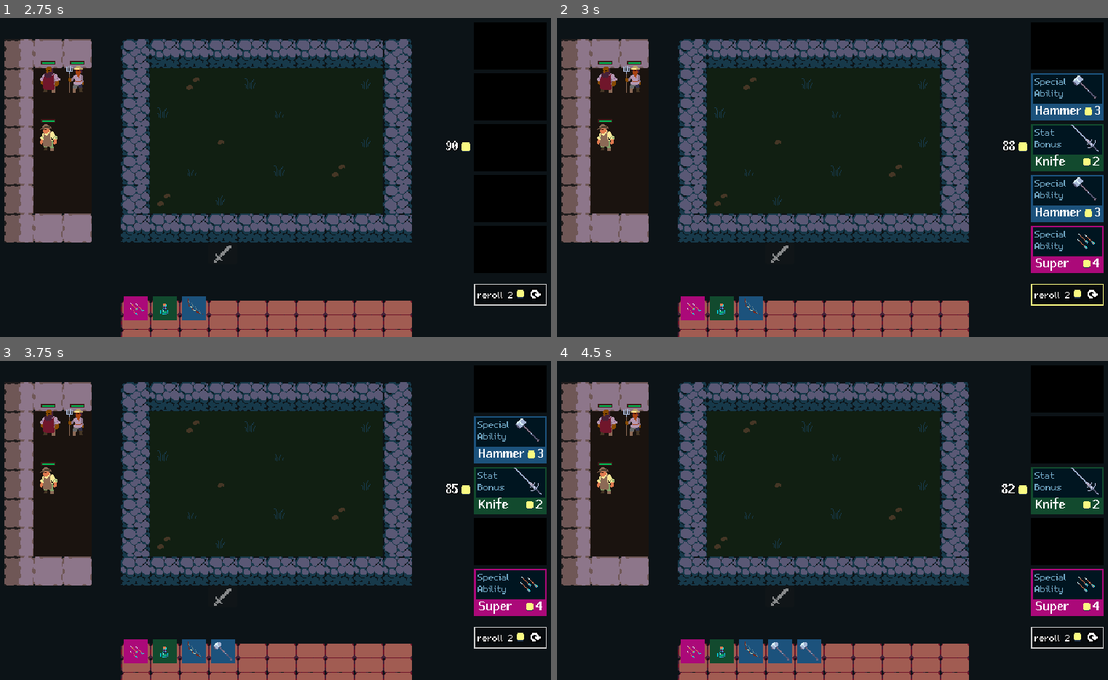
Above: before the commit, frames 1-4 (two rows, left to right).
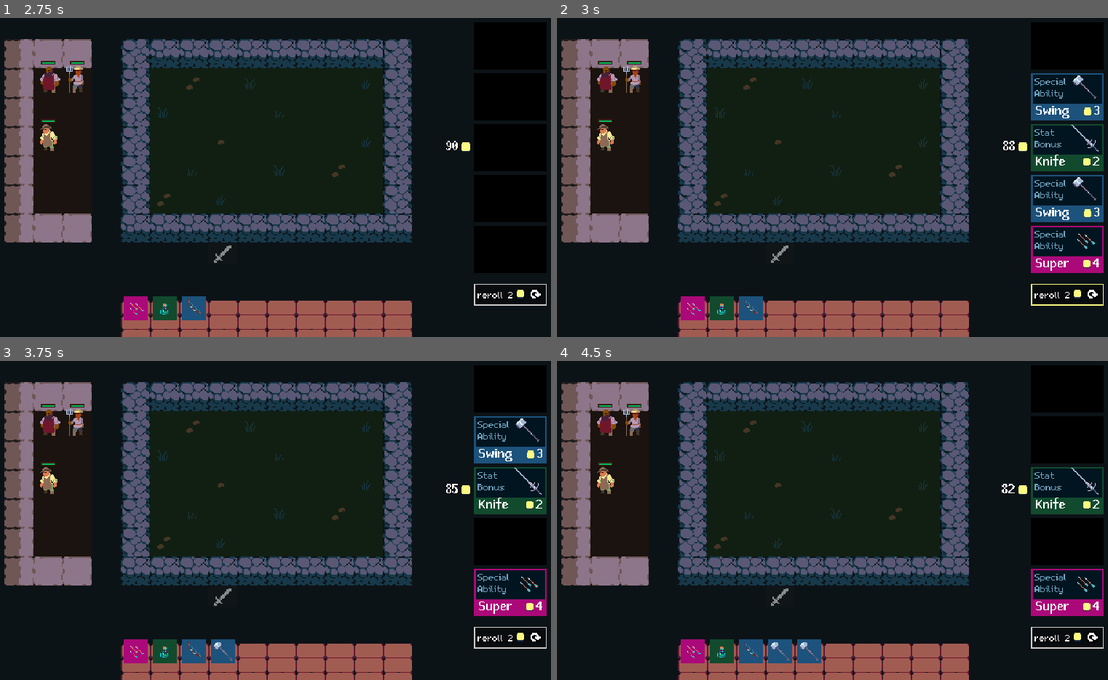
Above: after the commit, the same moments.

Repository: gustavofukunaga/tcc
Game: Godot game, scene res://Scenes/Arena/arena.tscn
The game is run twice, just before and just after one commit, with the same random seed, the same clock (stepped at 60 frames per second) and the same inputs.
Inputs (mouse positions are in pixels of both pictures, inside the frame that each line leads up to):
- Up to frame 1 (2.75 s): click (512, 97) at 0.52 s; click (512, 145) at 1.27 s; click (512, 247) at 2.02 s
- Up to frame 2 (3 s): click (1069, 295) at 2.75 s
- Up to frame 3 (3.75 s): click (512, 539) at 3.52 s
- Up to frame 4 (4.5 s): click (1069, 440) at 4.27 s

Frame 1 is identical in both runs. In frame 2, 0.2% of the frame differs, in the area x 86-99%, y 27-64%; in frame 3, 0.1%; in frame 4, nothing differs.

Commit message:
show unit stats on tooltip

Diff:
--- a/Custom_nodes/items_handler.gd
+++ b/Custom_nodes/items_handler.gd
@@ -7,8 +7,8 @@
 	#unit.stats.max_mana += item.max_mana
 	#unit.stats.starting_mana += item.starting_mana
 	unit.stats.attack_damage += item.attack_damage
-	#unit.stats.ability_power += item.ability_power
-	#unit.stats.attack_speed += item.attack_speed
+	unit.stats.ability_power += item.ability_power
+	unit.stats.attack_speed += item.attack_speed
 	#unit.stats.armor += item.armor
 	unit.stats.attack_range += item.attack_range
 	#unit.stats.melee_attack = preload("res://scenes/_effects/attack_smear_effect.tscn")
--- a/Data/Items/hammer.tres
+++ b/Data/Items/hammer.tres
@@ -1,13 +1,27 @@
-[gd_resource type="Resource" script_class="ItemStats" load_steps=2 format=3 uid="uid://c4uvwindpxl1i"]
+[gd_resource type="Resource" script_class="ItemStats" load_steps=4 format=3 uid="uid://c4uvwindpxl1i"]
 
 [ext_resource type="Script" uid="uid://cwm0usltptrtm" path="res://Data/Items/item_stats.gd" id="1_bj1b6"]
+[ext_resource type="PackedScene" uid="uid://c0yisw37t1e0g" path="res://Scenes/_abilities/axe_swing.tscn" id="1_kvrho"]
+[ext_resource type="PackedScene" uid="uid://dxsdrhyvoicym" path="res://scenes/_effects/attack_smear_effect.tscn" id="2_x80lu"]
 
 [resource]
 script = ExtResource("1_bj1b6")
-name = "Hammer"
+name = "Swing"
+description = "Axe Swing +40 AP"
 type = "Special Ability"
 rarity = 1
 gold_cost = 3
 pool_count = 5
 skin_coordinates = Vector2i(4, 4)
+max_health = 0
+health = 0
+max_mana = 0
+starting_mana = 0
+attack_damage = 0
+ability_power = 40
+attack_speed = 0.0
+armor = 0
+attack_range = 0
+melee_attack = ExtResource("2_x80lu")
+ability = ExtResource("1_kvrho")
 metadata/_custom_type_script = "uid://cwm0usltptrtm"
--- a/Scenes/Tooltips/unit_tooltip.gd
+++ b/Scenes/Tooltips/unit_tooltip.gd
@@ -21,18 +21,31 @@
 @onready var health_bar: HealthBar = %HealthBar
 @onready var health_label: Label = %HealthLabel
 @onready var item_container: HBoxContainer = %ItemContainer
+@onready var unit_stats: VBoxContainer = $UnitStats
+@onready var ad_number: Label = $UnitStats/AD/number
+@onready var ap_number: Label = $UnitStats/AP/number
+@onready var atk_speed_number: Label = $"UnitStats/ATK Speed/number"
+@onready var atk_range_number: Label = $"UnitStats/ATK Range/number"
+
 
 
 func _ready() -> void:
 	stats = self.stats
 	var item_ui := item_container.get_child(0) as ItemUI
 	item_ui.item = stats.equipped_ability
+	_set_unit_stats()
 	#item_handler = self.item_handler
 
 
 func _on_stats_changed() -> void:
 	health_label.text = "%s/%s" % [stats.health, stats.get_max_health()]
+	_set_unit_stats()
 
+func _set_unit_stats() -> void:
+	ad_number.text = str(stats.attack_damage)
+	ap_number.text = str(stats.ability_power)
+	atk_speed_number.text = str(stats.attack_speed)
+	atk_range_number.text = str(stats.attack_range)
 
 #func _on_items_changed() -> void:
 	#for i: int in item_container.get_child_count():
--- a/Scenes/Tooltips/unit_tooltip.tscn
+++ b/Scenes/Tooltips/unit_tooltip.tscn
@@ -1,9 +1,12 @@
-[gd_scene load_steps=7 format=3 uid="uid://csp1w1jnfbwul"]
+[gd_scene load_steps=8 format=3 uid="uid://csp1w1jnfbwul"]
 
 [ext_resource type="PackedScene" uid="uid://c1whvt3bdqgxe" path="res://Scenes/health_bar/health_bar.tscn" id="1_jm2ea"]
 [ext_resource type="Script" uid="uid://clym6ajqs0u60" path="res://Scenes/Tooltips/unit_tooltip.gd" id="1_qr1tc"]
 [ext_resource type="FontFile" uid="uid://8di0jvr25vat" path="res://Assets/font/m5x7.ttf" id="2_qr1tc"]
 [ext_resource type="PackedScene" uid="uid://cow562e0hvt3s" path="res://Scenes/ItemUI/item_ui.tscn" id="3_l4ifx"]
+
+[sub_resource type="LabelSettings" id="LabelSettings_l4ifx"]
+font = ExtResource("2_qr1tc")
 
 [sub_resource type="LabelSettings" id="LabelSettings_8jbxt"]
 font = ExtResource("2_qr1tc")
@@ -27,6 +30,61 @@
 layout_mode = 2
 text = "Frod
 "
+
+[node name="UnitStats" type="VBoxContainer" parent="."]
+layout_mode = 2
+
+[node name="AD" type="HBoxContainer" parent="UnitStats"]
+layout_mode = 2
+
+[node name="name" type="Label" parent="UnitStats/AD"]
+layout_mode = 2
+text = "AD:"
+label_settings = SubResource("LabelSettings_l4ifx")
+
+[node name="number" type="Label" parent="UnitStats/AD"]
+layout_mode = 2
+text = "100"
+label_settings = SubResource("LabelSettings_l4ifx")
+
+[node name="AP" type="HBoxContainer" parent="UnitStats"]
+layout_mode = 2
+
+[node name="name" type="Label" parent="UnitStats/AP"]
+layout_mode = 2
+text = "AP:"
+label_settings = SubResource("LabelSettings_l4ifx")
+
+[node name="number" type="Label" parent="UnitStats/AP"]
+layout_mode = 2
+text = "100"
+label_settings = SubResource("LabelSettings_l4ifx")
+
+[node name="ATK Speed" type="HBoxContainer" parent="UnitStats"]
+layout_mode = 2
+
+[node name="name" type="Label" parent="UnitStats/ATK Speed"]
+layout_mode = 2
+text = "ATK Speed:"
+label_settings = SubResource("LabelSettings_l4ifx")
+
+[node name="number" type="Label" parent="UnitStats/ATK Speed"]
+layout_mode = 2
+text = "100"
+label_settings = SubResource("LabelSettings_l4ifx")
+
+[node name="ATK Range" type="HBoxContainer" parent="UnitStats"]
+layout_mode = 2
+
+[node name="name" type="Label" parent="UnitStats/ATK Range"]
+layout_mode = 2
+text = "ATK Range:"
+label_settings = SubResource("LabelSettings_l4ifx")
+
+[node name="number" type="Label" parent="UnitStats/ATK Range"]
+layout_mode = 2
+text = "100"
+label_settings = SubResource("LabelSettings_l4ifx")
 
 [node name="HealthBar" parent="." instance=ExtResource("1_jm2ea")]
 unique_name_in_owner = true
--- a/Scenes/_abilities/axe_swing.gd
+++ b/Scenes/_abilities/axe_swing.gd
@@ -11,7 +11,7 @@
 	hit_box.damage = caster.stats.ability_power
 	hit_box.collision_layer = caster.stats.get_team_collision_layer()
 	hit_box.collision_mask = caster.stats.get_team_collision_mask()
-	hit_box.damage += caster.stats.ability_power
+
 
 	#SFXPlayer.play(sound)
 	animation_player.play("swing")
--- a/Scenes/_abilities/axe_swing.tscn
+++ b/Scenes/_abilities/axe_swing.tscn
@@ -144,7 +144,6 @@
 
 [node name="AxeSwing" type="Node2D"]
 script = ExtResource("1_n81fn")
-base_damage_per_tier = Array[int]([10])
 metadata/_custom_type_script = "uid://ccq2as4oyb7gl"
 
 [node name="Weapon" type="Sprite2D" parent="."]
